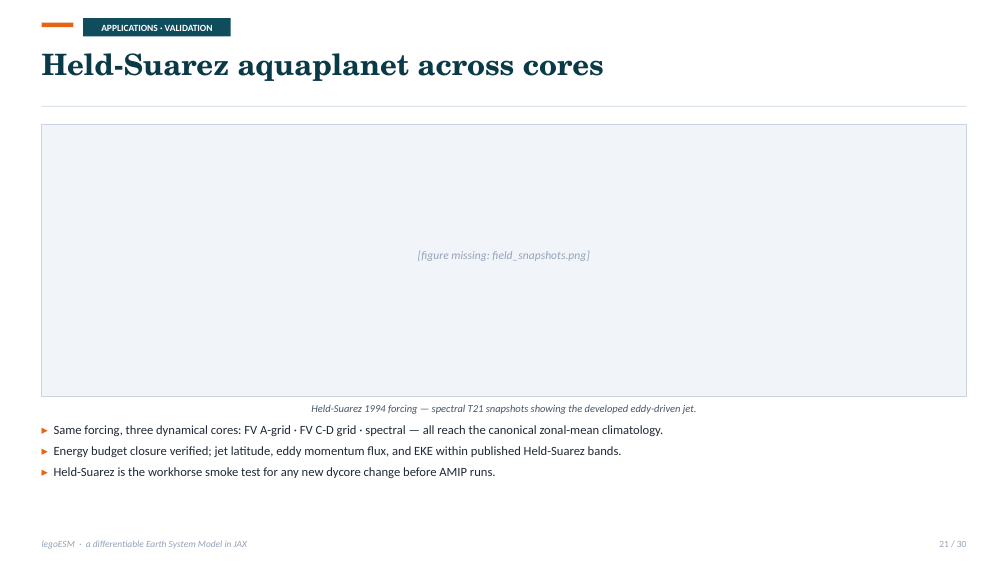
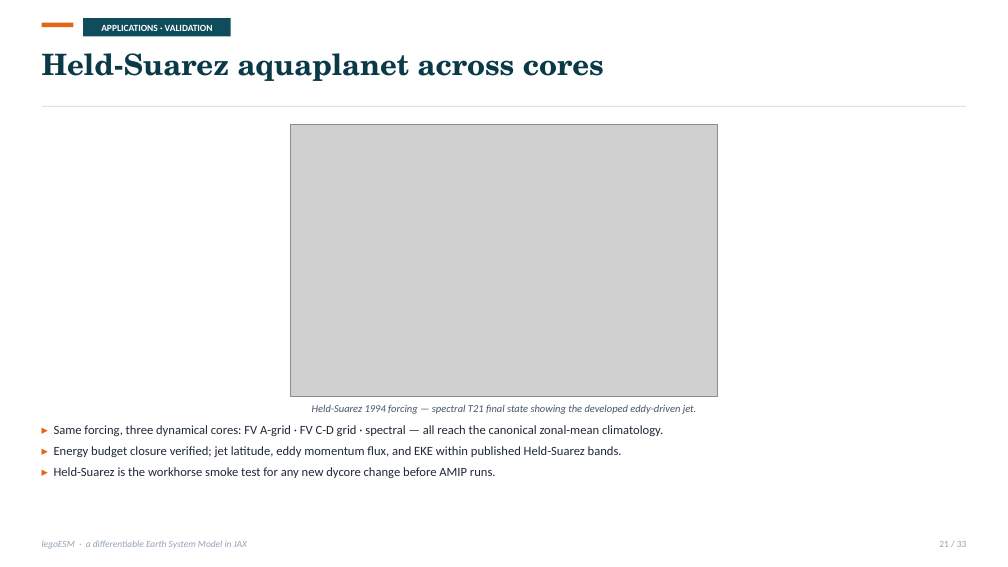
Before and after one commit to climate-federation/legoESM, a slide deck: slide 21 of legoESM_seminar.pptx. Drawn at 1008x567 pixels with LibreOffice and Linux fonts; fonts in the diff are those of the drawing; grey boxes stand for pictures. Boxes give left, top, right and bottom in pixels: in the first picture for what was removed or moved away, otherwise in the second. Text is boxed around its words. In the diff, an @@ line names an element or a change of style, - is before the commit and + after.

```diff
--- a/legoESM_seminar.pptx
+++ b/legoESM_seminar.pptx
@@ rectangle removed at box(42, 125, 966, 397) @@
@@ picture added at box(290, 125, 718, 397) @@
@@ text removed at box(418, 251, 589, 261) @@
-[figure missing: field_snapshots.png]
@@ text at box(312, 404, 697, 414): text changed @@
-Held-Suarez 1994 forcing — spectral T21 snapshots showing the developed eddy-driven jet.
+Held-Suarez 1994 forcing — spectral T21 final state showing the developed eddy-driven jet.
```
Also in this commit, not shown: 27 other slides changed, 3 slides added, 5 other files.
